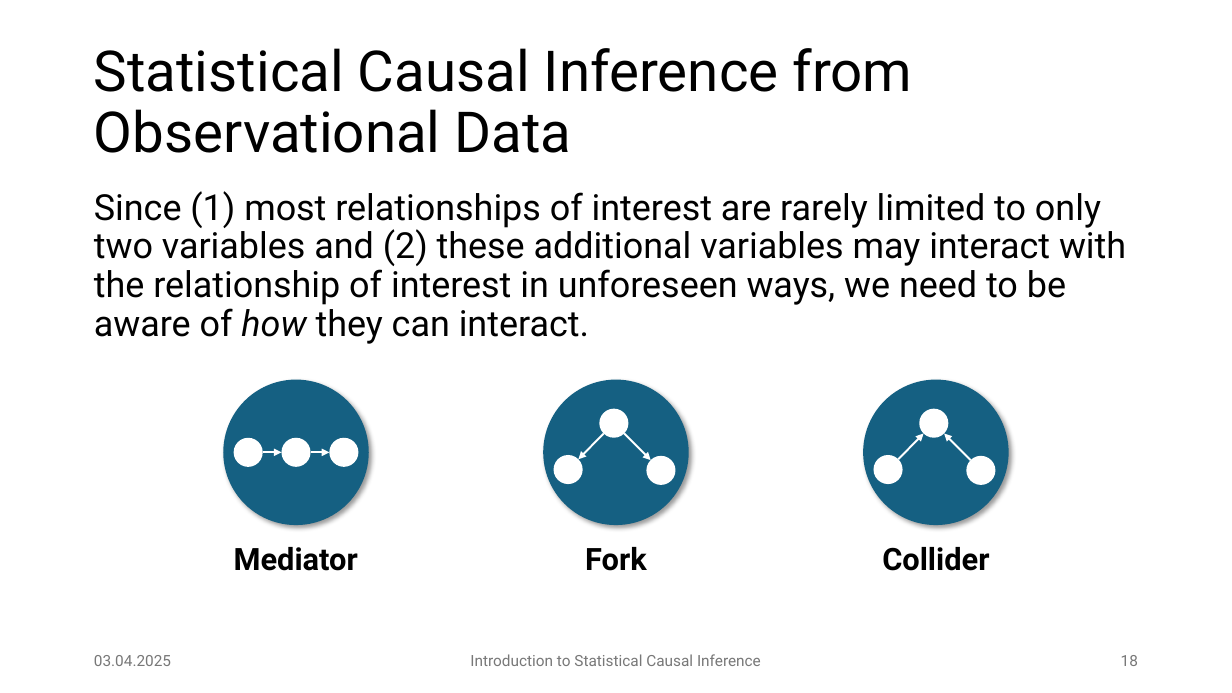
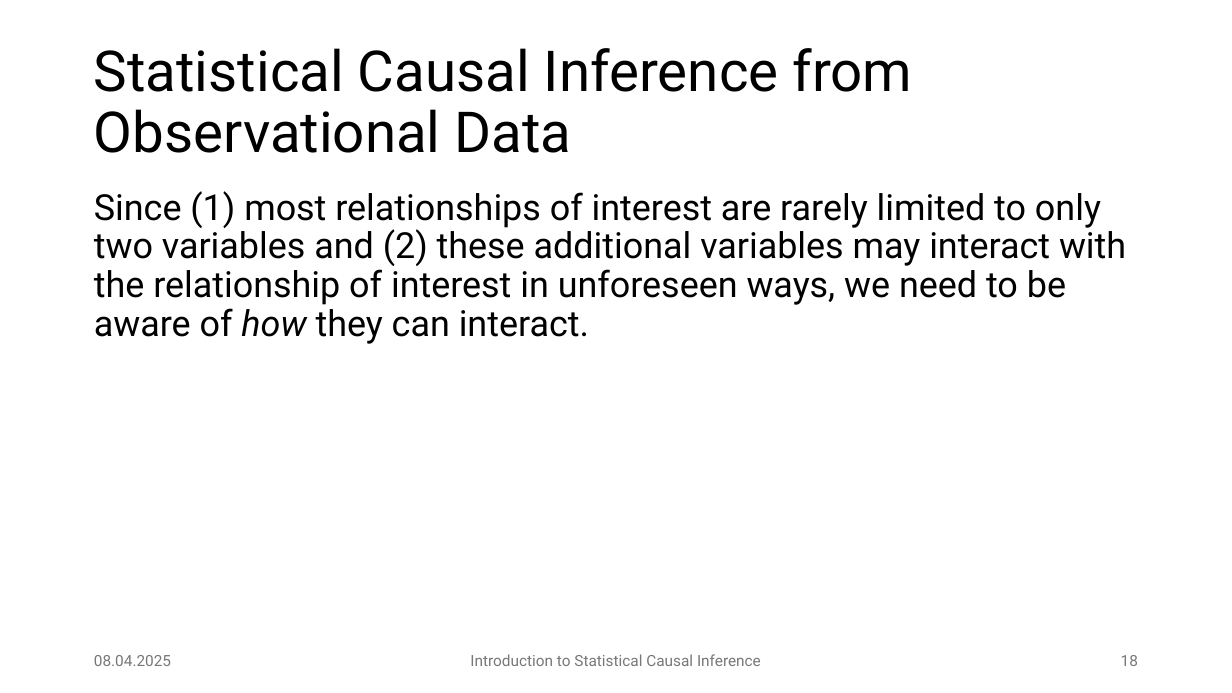
Before and after one commit to JulianFrattini/bda4sci, a slide deck: slide 18 of version2/slides/intro-sci.pptx. Drawn at 1232x693 pixels with LibreOffice and Linux fonts; fonts in the diff are those of the drawing. Boxes give left, top, right and bottom in pixels: in the first picture for what was removed or moved away, otherwise in the second. Text is boxed around its words. In the diff, an @@ line names an element or a change of style, - is before the commit and + after.

```diff
--- a/version2/slides/intro-sci.pptx
+++ b/version2/slides/intro-sci.pptx
@@ group removed at (224, 380, 369, 571): 4 ellipses, 2 arrows, 1 text @@
-Mediator
@@ group removed at (543, 380, 689, 571): 4 ellipses, 2 arrows, 1 text @@
-Fork
@@ group removed at (863, 380, 1008, 571): 4 ellipses, 2 arrows, 1 text @@
-Collider
@@ text at (94, 655, 171, 666): text changed @@
-03.04.2025
+08.04.2025
```
Also in this commit, not shown: 32 other slides changed, 10 slides added, 1 other file.
